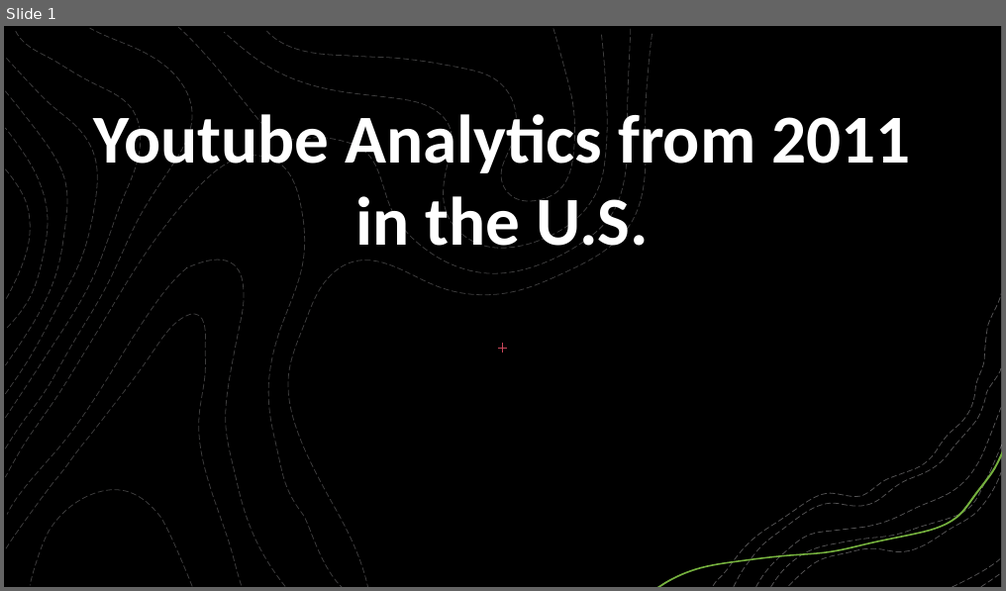
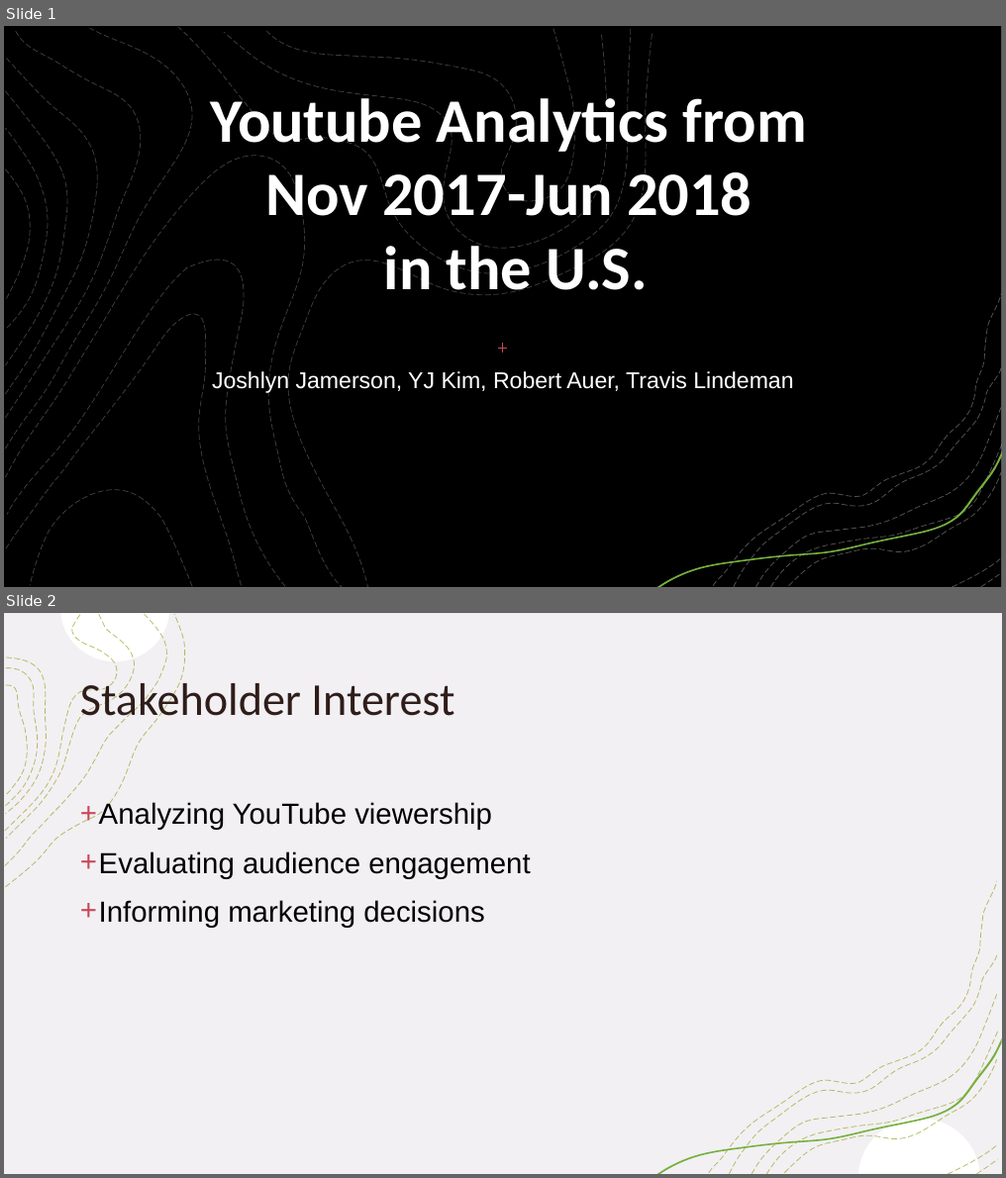
Before and after one commit to tralinde/tralinde_EDA_group_presentation, a slide deck: ppt/Youtube Analytics from 2011 in the U.pptx. Shown one above the other, each under a label of ours: slide 1 before the commit, slides 1 and 2 after it. The pictures are 1006x591 and 1006x1178 pixels, drawn with LibreOffice and Linux fonts; fonts in the diff are those of the drawing; background and template pictures are left out; a plain dark background stands for a picture behind light text. Boxes give left, top, right and bottom in pixels: in the first picture for what was removed or moved away, otherwise in the second. Text is boxed around its words. In the diff, an @@ line names an element or a change of style, - is before the commit and + after.

```diff
--- a/ppt/Youtube Analytics from 2011 in the U.pptx
+++ b/ppt/Youtube Analytics from 2011 in the U.pptx
@@ slide 2 added at (x1=4, y1=613, x2=1002, y2=1174), background #FFFFFF; not listed: 11 template elements that a slide beside it also shows @@
@@ rectangle added at (x1=4, y1=613, x2=1002, y2=1174), fill #F2F0F3, outline #F2F2F2 1 pt @@
@@ group added at (x1=6, y1=615, x2=185, y2=887): 4 freeform shapes @@
@@ title added at (x1=80, y1=676, x2=454, y2=726), 44 pt, text #2F1D1A @@
+Stakeholder Interest
@@ text added at (x1=99, y1=801, x2=530, y2=928), 28 pt, text #000000 @@
++ Analyzing YouTube viewership
++ Evaluating audience engagement
++ Informing marketing decisions
@@ freeform shape added at (x1=709, y1=881, x2=997, y2=1173), outline #9CA931 0.75 pt dashed @@
@@ freeform shape added at (x1=785, y1=1059, x2=997, y2=1173), outline #9CA931 0.75 pt dashed @@
@@ slide 1 changed as well @@
@@ title at (x1=211, y1=90, x2=806, y2=295): text changed; size 66 to 59.4 pt @@
-Youtube Analytics from 2011 in the U.S.
+Youtube Analytics from
+Nov 2017-Jun 2018
+in the U.S.
@@ subtitle added at (x1=212, y1=371, x2=793, y2=393), 22 pt, text #FFFFFF @@
+Joshlyn Jamerson, YJ Kim, Robert Auer, Travis Lindeman
```
Also in this commit, not shown: 1 other slide changed, 5 other slides added.
